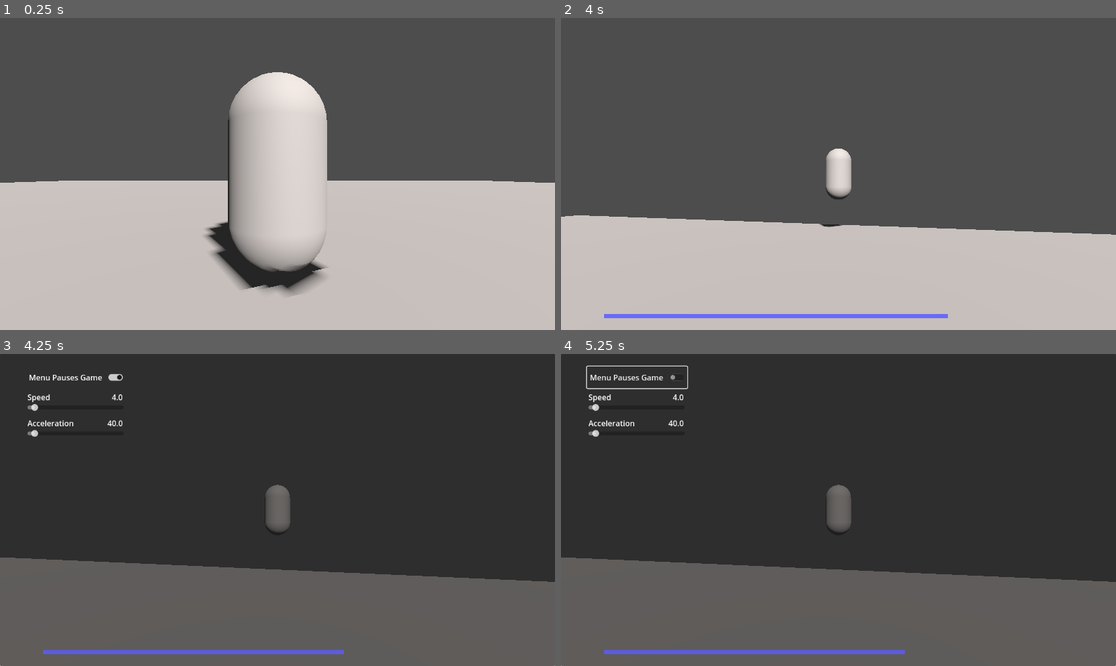
Above: before the commit, frames 1-4 (two rows, left to right).
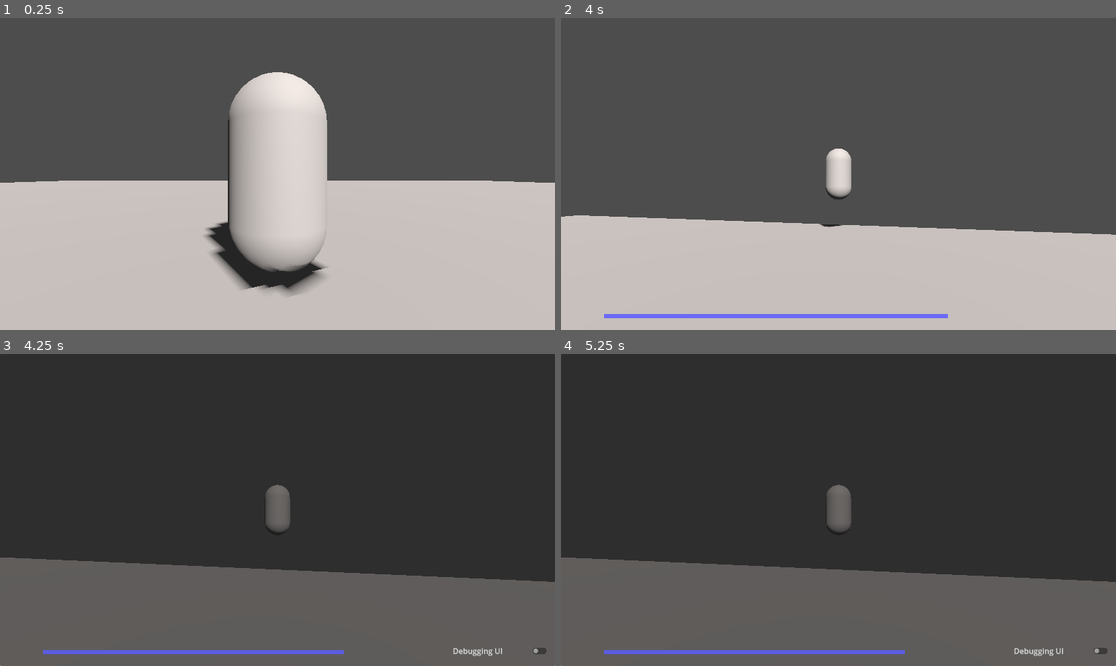
Above: after the commit, the same moments.

Repository: Into-The-Maze/arkanyx-nv
Game: Godot game, scene res://Scenes/world.tscn
The game is run twice, just before and just after one commit, with the same random seed, the same clock (stepped at 60 frames per second) and the same inputs.
Inputs (mouse positions are in pixels of both pictures, inside the frame that each line leads up to):
- Up to frame 1 (0.25 s): no input
- Up to frame 2 (4 s): move the mouse to (832, 180) at 0.52 s; hold Shift (sprint) 0.53-1.28 s; hold W (move_forward) 0.53-2.78 s; right-click (832, 180) at 0.6 s; tap Space (jump) at 0.77, 1.07, 1.52, 1.55, 1.82, 3.02, 3.32, 3.77, 3.8 s; move the mouse to (877, 177) at 1.27 s; tap Shift (sprint) at 1.35, 3.05 s; move the mouse to (794, 170) at 2.02 s; hold Space (jump) 2.03-2.78 s; right-click (794, 170) at 2.3 s; move the mouse to (844, 174) at 2.77 s; hold A (move_left) 2.78-3.53 s; right-click (844, 174) at 2.85 s; move the mouse to (816, 167) at 3.52 s; hold W (move_forward) from 3.53 s (still down); hold Shift (sprint) from 3.53 s (still down)
- Up to frame 3 (4.25 s): keep holding W (move_forward); keep holding Shift (sprint); tap Space (jump) at 4.07 s; tap Escape (menu) at 4.15 s
- Up to frame 4 (5.25 s): release W (move_forward) at 4.25 s; release Shift (sprint) at 4.25 s; click (1060, 650) at 4.25 s, where only the run after the commit has a clickable "Debugging UI"; click (638, 375) at 5 s, where only the run before the commit has a clickable "Menu Pauses Game"

Frames 1-2 are identical in both runs. In frame 3, 0.6% of the frame differs, in the area x 4-99%, y 6-97%; in frame 4, 0.7%, in the area x 4-99%, y 3-97%.

Commit message:
StatBlockSystem & Debug UI

Diff:
--- /dev/null
+++ b/Scenes/DebugStatsUI.tscn
@@ -0,0 +1,11 @@
+[gd_scene load_steps=2 format=3 uid="uid://cm4xqycyfeugt"]
+
+[ext_resource type="Script" path="res://Scripts/UI/Menu/debug_ui.gd" id="1_bljm5"]
+
+[node name="DebugStatsUI" type="CanvasLayer"]
+visible = false
+script = ExtResource("1_bljm5")
+
+[node name="Container" type="VBoxContainer" parent="."]
+offset_right = 40.0
+offset_bottom = 40.0
--- a/Scenes/InGameUI.tscn
+++ b/Scenes/InGameUI.tscn
@@ -1,7 +1,7 @@
 [gd_scene load_steps=7 format=3 uid="uid://be7hwrgdre84"]
 
-[ext_resource type="Script" path="res://Scripts/UI/charge_bar.gd" id="1_6nlc6"]
-[ext_resource type="Script" path="res://Scripts/UI/cooldown_bar.gd" id="2_d35g2"]
+[ext_resource type="Script" path="res://Scripts/UI/InGame/charge_bar.gd" id="1_6nlc6"]
+[ext_resource type="Script" path="res://Scripts/UI/InGame/cooldown_bar.gd" id="2_d35g2"]
 
 [sub_resource type="StyleBoxEmpty" id="StyleBoxEmpty_unt2n"]
 
--- a/Scenes/MenuUI.tscn
+++ b/Scenes/MenuUI.tscn
@@ -1,7 +1,6 @@
-[gd_scene load_steps=4 format=3 uid="uid://dk5owb68hs1pq"]
+[gd_scene load_steps=3 format=3 uid="uid://dk5owb68hs1pq"]
 
 [ext_resource type="Script" path="res://Scripts/UI/Menu/menu_toggle.gd" id="1_4f5hs"]
-[ext_resource type="Script" path="res://Scripts/UI/Menu/menu_slider.gd" id="2_mmj3q"]
 [ext_resource type="Script" path="res://Scripts/UI/Menu/menu_control.gd" id="2_pm3ay"]
 
 [node name="MenuUI" type="CanvasLayer"]
@@ -17,82 +16,18 @@
 script = ExtResource("2_pm3ay")
 metadata/_edit_use_anchors_ = true
 
-[node name="MenuShouldPauseButton" type="CheckButton" parent="MenuPanel"]
-layout_mode = 0
-offset_left = 54.0
-offset_top = 26.0
-offset_right = 262.0
-offset_bottom = 71.0
-action_mode = 0
-text = "Menu Pauses Game"
-metadata/_edit_use_anchors_ = true
-
-[node name="SpeedSlider" type="HSlider" parent="MenuPanel"]
-layout_mode = 0
-offset_left = 57.0
-offset_top = 99.0
-offset_right = 257.0
-offset_bottom = 123.0
-script = ExtResource("2_mmj3q")
-metadata/_edit_use_anchors_ = true
-metadata/_edit_group_ = true
-
-[node name="Label" type="RichTextLabel" parent="MenuPanel/SpeedSlider"]
-layout_mode = 0
-offset_top = -21.0
-offset_right = 120.0
-offset_bottom = 5.0
-text = "Speed"
-scroll_active = false
-autowrap_mode = 0
-metadata/_edit_use_anchors_ = true
-
-[node name="Value" type="RichTextLabel" parent="MenuPanel/SpeedSlider"]
-layout_mode = 0
-offset_left = 79.0
-offset_top = -21.0
-offset_right = 198.0
-offset_bottom = 5.0
-text = "Value
-"
-scroll_active = false
-autowrap_mode = 0
-text_direction = 2
-metadata/_edit_use_anchors_ = true
-
-[node name="AccelerationSlider" type="HSlider" parent="MenuPanel"]
+[node name="DebugUIButton" type="CheckButton" parent="MenuPanel"]
 layout_mode = 1
 anchors_preset = -1
-anchor_top = 0.0833333
-anchor_bottom = 0.0833333
-offset_left = 57.0
-offset_top = 99.0
-offset_right = 257.0
-offset_bottom = 123.0
-max_value = 1000.0
-script = ExtResource("2_mmj3q")
+anchor_left = 1.0
+anchor_top = 1.0
+anchor_right = 1.0
+anchor_bottom = 1.0
+offset_left = -218.0
+offset_top = -54.0
+offset_right = -10.0
+offset_bottom = -9.0
+action_mode = 0
+text = "Debugging UI
+"
 metadata/_edit_use_anchors_ = true
-metadata/_edit_group_ = true
-
-[node name="Label" type="RichTextLabel" parent="MenuPanel/AccelerationSlider"]
-layout_mode = 0
-offset_top = -21.0
-offset_right = 120.0
-offset_bottom = 5.0
-text = "Acceleration"
-scroll_active = false
-autowrap_mode = 0
-metadata/_edit_use_anchors_ = true
-
-[node name="Value" type="RichTextLabel" parent="MenuPanel/AccelerationSlider"]
-layout_mode = 0
-offset_left = 79.0
-offset_top = -21.0
-offset_right = 198.0
-offset_bottom = 5.0
-text = "Value
-"
-scroll_active = false
-autowrap_mode = 0
-text_direction = 2
-metadata/_edit_use_anchors_ = true
--- a/Scenes/character.tscn
+++ b/Scenes/character.tscn
@@ -1,9 +1,11 @@
-[gd_scene load_steps=8 format=3 uid="uid://dp5s7rhrwuaa4"]
+[gd_scene load_steps=10 format=3 uid="uid://dp5s7rhrwuaa4"]
 
 [ext_resource type="Script" path="res://Scripts/Player/movement.gd" id="1_8xy7i"]
 [ext_resource type="Script" path="res://Scripts/Player/springarm.gd" id="1_phgx6"]
 [ext_resource type="Script" path="res://Scripts/Player/camera_interpolation.gd" id="2_6se4h"]
 [ext_resource type="PackedScene" uid="uid://be7hwrgdre84" path="res://Scenes/InGameUI.tscn" id="4_7an58"]
+[ext_resource type="PackedScene" uid="uid://dk5owb68hs1pq" path="res://Scenes/MenuUI.tscn" id="5_ogdjs"]
+[ext_resource type="PackedScene" uid="uid://cm4xqycyfeugt" path="res://Scenes/DebugStatsUI.tscn" id="6_kqiv7"]
 
 [sub_resource type="CapsuleShape3D" id="CapsuleShape3D_o4w3w"]
 radius = 0.45
@@ -45,3 +47,8 @@
 [node name="SpringTarget" type="Node3D" parent="Pivot/SpringArm"]
 
 [node name="InGameUI" parent="." instance=ExtResource("4_7an58")]
+
+[node name="MenuUI" parent="." instance=ExtResource("5_ogdjs")]
+visible = false
+
+[node name="DebugStatsUI" parent="." instance=ExtResource("6_kqiv7")]
--- a/Scenes/world.tscn
+++ b/Scenes/world.tscn
@@ -1,7 +1,6 @@
-[gd_scene load_steps=8 format=3 uid="uid://bfnibrakagxsc"]
+[gd_scene load_steps=7 format=3 uid="uid://bfnibrakagxsc"]
 
 [ext_resource type="PackedScene" uid="uid://dp5s7rhrwuaa4" path="res://Scenes/character.tscn" id="1_u2vbt"]
-[ext_resource type="PackedScene" uid="uid://dk5owb68hs1pq" path="res://Scenes/MenuUI.tscn" id="2_bnvtl"]
 
 [sub_resource type="BoxShape3D" id="BoxShape3D_4yo1v"]
 size = Vector3(2, 0.01, 2)
@@ -56,5 +55,3 @@
 
 [node name="MeshInstance3D" type="MeshInstance3D" parent="Ramp2/CollisionShape3D"]
 mesh = SubResource("BoxMesh_dmjn8")
-
-[node name="MenuUI" parent="." instance=ExtResource("2_bnvtl")]
--- a/Scripts/Player/movement.gd
+++ b/Scripts/Player/movement.gd
@@ -1,34 +1,8 @@
 extends CharacterBody3D
 
-# MOVEMENT PARAMTERS
-@export var max_speed: float = 4.0
-@export var sprint_speed_multiplier: float = 1.75
-@export var acceleration: float = 40.0
-
-# FOV Dynamics
-@export var base_fov: float = 70.0
-@export var max_fov: float = 120.0
-@export var fov_speed_threshold: float = 5.0
-@export var fov_scale_factor: float = 1.75
-@export var fov_smoothing: float = 4.0
-
-# JUMPING PARAMTERS
-@export var gravity: float = 20
-@export var max_jump_height: float = 3.0
-@export var jump_charge_max_time: float = 1.0
-@export var jump_deadzone: float = 0.15
-@export var air_strafe_reduction_multiplier: float = 3.0
-@export var high_jump_multiplier: float = 1.2
-
-# DODGING PARAMTERS
-@export var dodge_speed_multiplier: float = 5.0
-@export var dodge_cooldown: float = 2.0
-@export var dodge_penalty_slowdown_multiplier: float = 0.3
-@export var dodge_penalty_slowdown_duration: float = 0.5
-@export var air_dodge_reduction_multiplier: float = 0.7
-
-# WALL HOLDING PARAMETERS
-@export var max_wall_hold_time: float = 1.0
+# STATS
+const STATS_FILE_PATH := "user://player_stats.tres"
+var stats: StatBlock
 
 # REFERENCES
 @onready var camera: Camera3D = $Pivot/Camera
@@ -49,18 +23,17 @@
 var is_wall_dodging: bool = false
 
 func _ready() -> void:
-	SignalBus.connect("MENU_MAX_SPEED_CHANGED", func(new_max_speed: float): max_speed = new_max_speed)
-	SignalBus.connect("MENU_ACCELERATION_CHANGED", func(new_acceleration: float): acceleration = new_acceleration)
+	stats = load_player_stats()
 	in_game_canvas.visible = true
 
 func _process(delta: float) -> void:
 	if jump_charge_bar:
-		jump_charge_bar.value = max(0, ((jump_charge_timer - jump_deadzone) / (jump_charge_max_time - jump_deadzone) * jump_charge_bar.max_value))
+		jump_charge_bar.value = max(0, ((jump_charge_timer - stats.get_stat("jump_deadzone")) / (stats.get_stat("jump_charge_max_time") - stats.get_stat("jump_deadzone")) * jump_charge_bar.max_value))
 	if dodge_cooldown_bar:
-		dodge_cooldown_bar.value = max(0, (dodge_cooldown_timer / dodge_cooldown) * dodge_cooldown_bar.max_value)
+		dodge_cooldown_bar.value = max(0, (dodge_cooldown_timer / stats.get_stat("dodge_cooldown")) * dodge_cooldown_bar.max_value)
 	if wall_hold_bar:
 		if is_wall_holding:
-			wall_hold_bar.value = max(0, (1 - (wall_hold_timer / max_wall_hold_time)) * wall_hold_bar.max_value)
+			wall_hold_bar.value = max(0, (1 - (wall_hold_timer / stats.get_stat("max_wall_hold_time"))) * wall_hold_bar.max_value)
 		else:
 			wall_hold_bar.value = 0
 
@@ -77,8 +50,8 @@
 		dodge_cooldown_timer = max(dodge_cooldown_timer - delta, 0)
 		dodge_penalty_timer = max(dodge_penalty_timer - delta, 0)
 	if is_wall_holding:
-		wall_hold_timer = min(wall_hold_timer + delta, max_wall_hold_time)
-	if wall_hold_timer >= max_wall_hold_time:
+		wall_hold_timer = min(wall_hold_timer + delta, stats.get_stat("max_wall_hold_time"))
+	if wall_hold_timer >= stats.get_stat("max_wall_hold_time"):
 		is_wall_holding = false
 	if is_on_floor() && not is_wall_holding:
 		wall_hold_timer = 0
@@ -87,13 +60,13 @@
 		is_wall_holding = false
 
 	# MOVING
-	var adjusted_max_speed = max_speed
+	var adjusted_max_speed = stats.get_stat("max_speed")
 	is_sprinting = false
 	if Input.is_action_pressed("sprint"):
 		is_sprinting = true
-		adjusted_max_speed = max_speed * sprint_speed_multiplier
+		adjusted_max_speed = stats.get_stat("max_speed") * stats.get_stat("sprint_speed_multiplier")
 	if dodge_penalty_timer > 0:
-		adjusted_max_speed = max_speed * dodge_penalty_slowdown_multiplier
+		adjusted_max_speed = stats.get_stat("max_speed") * stats.get_stat("dodge_penalty_slowdown_multiplier")
 
 	var input_vector: Vector3 = Vector3.ZERO
 	if Input.is_action_pressed("move_forward"):
@@ -110,18 +83,18 @@
 	var current_velocity: Vector3 = velocity
 	var horizontal_velocity = Vector3(current_velocity.x, 0, current_velocity.z)
 	var target_horizontal_velocity = direction * adjusted_max_speed
-	var adjusted_acceleration = acceleration
+	var adjusted_acceleration = stats.get_stat("acceleration")
 	if not is_on_floor():
-		adjusted_acceleration /= air_strafe_reduction_multiplier
+		adjusted_acceleration /= stats.get_stat("air_strafe_reduction_multiplier")
 	horizontal_velocity = horizontal_velocity.move_toward(target_horizontal_velocity, adjusted_acceleration * delta)
 	current_velocity.x = horizontal_velocity.x
 	current_velocity.z = horizontal_velocity.z
 
 	# GRAVITY
 	if not is_on_floor() && not is_wall_holding:
-		current_velocity.y -= gravity * delta
+		current_velocity.y -= stats.get_stat("gravity") * delta
 		if current_velocity.y < 0:
-			current_velocity.y -= gravity * delta
+			current_velocity.y -= stats.get_stat("gravity") * delta
 	else:
 		current_velocity.y = 0
 
@@ -129,33 +102,33 @@
 	if is_on_floor() && not is_wall_holding:
 		is_jumping = false
 		if Input.is_action_pressed("jump"):
-			jump_charge_timer = min(jump_charge_timer + delta, jump_charge_max_time + jump_deadzone)
+			jump_charge_timer = min(jump_charge_timer + delta, stats.get_stat("jump_charge_max_time") + stats.get_stat("jump_deadzone"))
 		elif Input.is_action_just_released("jump"):
 			var multiplier = 0.25
-			var adjusted_jump_charge_timer: float = jump_charge_timer - jump_deadzone
+			var adjusted_jump_charge_timer: float = jump_charge_timer - stats.get_stat("jump_deadzone")
 			if adjusted_jump_charge_timer > 0:
-				multiplier += pow((adjusted_jump_charge_timer / jump_charge_max_time - jump_deadzone), 2) * 0.75
-			var jump_speed = sqrt(2 * gravity * (max_jump_height * multiplier))
+				multiplier += pow((adjusted_jump_charge_timer / stats.get_stat("jump_charge_max_time") - stats.get_stat("jump_deadzone")), 2) * 0.75
+			var jump_speed = sqrt(2 * stats.get_stat("gravity") * (stats.get_stat("max_jump_height") * multiplier))
 			current_velocity.y = jump_speed
 			is_jumping = true
 			jump_charge_timer = 0.0
 
 			# LONG JUMP
-			if is_sprinting && abs(adjusted_jump_charge_timer - jump_charge_max_time) < 0.0001:
+			if is_sprinting && abs(adjusted_jump_charge_timer - stats.get_stat("jump_charge_max_time")) < 0.0001:
 				var long_jump_direction: Vector3 = direction
 				if long_jump_direction == Vector3.ZERO:
 					long_jump_direction = (-camera.global_transform.basis.z).normalized()
-				var long_jump_impulse = long_jump_direction * max_speed * dodge_speed_multiplier
+				var long_jump_impulse = long_jump_direction * stats.get_stat("max_speed") * stats.get_stat("dodge_speed_multiplier")
 				current_velocity.x = long_jump_impulse.x
 				current_velocity.z = long_jump_impulse.z
 			# HIGH JUMP
 			if not is_sprinting:
-				current_velocity.y *= high_jump_multiplier
+				current_velocity.y *= stats.get_stat("high_jump_multiplier")
 		else:
 			jump_charge_timer = 0.0
 
 	# WALL HOLDING
-	if is_on_wall() && not is_on_floor() && Input.is_action_pressed("jump") && not is_wall_dodging && (wall_hold_timer < max_wall_hold_time) && not is_air_dodging:
+	if is_on_wall() && not is_on_floor() && Input.is_action_pressed("jump") && not is_wall_dodging && (wall_hold_timer < stats.get_stat("max_wall_hold_time")) && not is_air_dodging:
 		is_wall_holding = true
 		current_velocity = Vector3.ZERO
 	else:
@@ -169,34 +142,47 @@
 				direction = current_horizontal.normalized()
 			else:
 				direction = (-camera.global_transform.basis.z).normalized()
-		horizontal_velocity = direction * max_speed * dodge_speed_multiplier
+		horizontal_velocity = direction * stats.get_stat("max_speed") * stats.get_stat("dodge_speed_multiplier")
 		# AIR DODGING
 		if not is_on_floor() && not is_wall_holding:
-			horizontal_velocity *= air_dodge_reduction_multiplier
+			horizontal_velocity *= stats.get_stat("air_dodge_reduction_multiplier")
 			is_air_dodging = true
 		# WALL DODGING
 		if is_wall_holding:
 			is_wall_dodging = true
-			var jump_speed = sqrt(2 * gravity * (max_jump_height))
+			var jump_speed = sqrt(2 * stats.get_stat("gravity") * (stats.get_stat("max_jump_height")))
 			current_velocity.y = jump_speed
 		current_velocity.x = horizontal_velocity.x
 		current_velocity.z = horizontal_velocity.z
 		is_dodging = true
-		dodge_cooldown_timer = dodge_cooldown
-		dodge_penalty_timer = dodge_penalty_slowdown_duration
+		dodge_cooldown_timer = stats.get_stat("dodge_cooldown")
+		dodge_penalty_timer = stats.get_stat("dodge_penalty_slowdown_duration")
 
 	# APPLY DYNAMIC FOV
 	var speed = horizontal_velocity.length()
-	var target_fov: float = base_fov
-	if speed > fov_speed_threshold:
-		var excess_speed = speed - fov_speed_threshold
-		target_fov = base_fov + (excess_speed * fov_scale_factor)
-		target_fov = clamp(target_fov, base_fov, max_fov)
-
-	# Smoothly interpolate FOV toward target
-	camera.fov = lerp(camera.fov, target_fov, delta * fov_smoothing)
-
+	var target_fov: float = stats.get_stat("base_fov")
+	if speed > stats.get_stat("fov_speed_threshold"):
+		var excess_speed = speed - stats.get_stat("fov_speed_threshold")
+		target_fov = stats.get_stat("base_fov") + (excess_speed * stats.get_stat("fov_scale_factor"))
+		target_fov = clamp(target_fov, stats.get_stat("base_fov"), stats.get_stat("max_fov"))
+	camera.fov = lerp(camera.fov, target_fov, delta * stats.get_stat("fov_smoothing"))
 
 	# APPLYING MOVEMENT
 	velocity = current_velocity
 	move_and_slide()
+
+func load_player_stats() -> StatBlock:
+	if ResourceLoader.exists(STATS_FILE_PATH):
+		var loaded_stats = ResourceLoader.load(STATS_FILE_PATH)
+		if loaded_stats is StatBlock:
+			return loaded_stats
+		else:
+			push_warning("Can't load players StatBlock, creating a new one.")
+	var new_stats = StatBlock.new()
+	save_player_stats(new_stats)
+	return new_stats
+
+func save_player_stats(stats: StatBlock) -> void:
+	var err = ResourceSaver.save(stats, STATS_FILE_PATH)
+	if err != OK:
+		push_error("Failed to save player stats: %s" % err)
--- /dev/null
+++ b/Scripts/Player/stat_block.gd
@@ -0,0 +1,71 @@
+extends Resource
+class_name StatBlock
+
+var base := {}
+var modifiers := {}  # { source: { "flat": { stat_name: value, ... }, "mult": { stat_name: value, ... } } }
+
+func _init() -> void:
+
+	# basic movement
+	base["max_speed"] = 4.0
+	base["sprint_speed_multiplier"] = 1.75
+	base["acceleration"] = 40.0
+
+	# jumping
+	base["gravity"] = 20.0
+	base["max_jump_height"] = 3.0
+	base["jump_charge_max_time"] = 1.0
+	base["jump_deadzone"] = 0.15
+	base["air_strafe_reduction_multiplier"] = 3.0
+	base["high_jump_multiplier"] = 1.2
+
+	# dodging
+	base["dodge_speed_multiplier"] = 5.0
+	base["dodge_cooldown"] = 2.0
+	base["dodge_penalty_slowdown_multiplier"] = 0.3
+	base["dodge_penalty_slowdown_duration"] = 0.5
+	base["air_dodge_reduction_multiplier"] = 0.7
+
+	# wall holding
+	base["max_wall_hold_time"] = 1.0
+
+	# fov
+	base["base_fov"] = 70.0
+	base["max_fov"] = 120.0
+	base["fov_speed_threshold"] = 5.0
+	base["fov_scale_factor"] = 1.75
+	base["fov_smoothing"] = 4.0
+
+func get_stat(stat_name: String) -> float:
+	var base_val = base.get(stat_name, 0.0)
+	var flat_total = 0.0
+	var mult_total = 0.0
+	for source in modifiers.keys():
+		var mod = modifiers[source]
+		flat_total += mod.flat.get(stat_name, 0.0)
+		mult_total += mod.mult.get(stat_name, 0.0)
+	return (base_val + flat_total) * (1.0 + mult_total)
+
+func apply_modifier(source: String, flat: Dictionary, mult: Dictionary) -> void:
+	if modifiers.has(source):
+		# update the modifier if already exists
+		modifiers[source]["flat"] = flat.duplicate(true)
+		modifiers[source]["mult"] = mult.duplicate(true)
+	else:
+		# create a new modifier entry if it doesnt already exist
+		modifiers[source] = {
+			"flat": flat.duplicate(true),
+			"mult": mult.duplicate(true)
+		}
+
+func remove_modifier(source: String) -> void:
+	modifiers.erase(source)
+
+func set_base(stat_name: String, value: float):
+	base[stat_name] = value
+
+func get_all_stats() -> Dictionary:
+	var result := {}
+	for stat_name in base.keys():
+		result[stat_name] = get_stat(stat_name)
+	return result
--- /dev/null
+++ b/Scripts/UI/Menu/debug_ui.gd
@@ -0,0 +1,43 @@
+extends CanvasLayer
+
+@export var target_stats: StatBlock
+@onready var player: CharacterBody3D = $".."
+@onready var container: VBoxContainer = $Container
+
+var stat_labels: Dictionary = {}
+
+func _ready() -> void:
+	pass
+
+func _process(delta: float) -> void:
+
+	if !self.visible:
+		return
+	if not player:
+		return
+	if player.stats:
+		target_stats = player.stats
+	else:
+		return
+
+	for stat_name in target_stats.base.keys():
+		var base_val = target_stats.base.get(stat_name, 0.0)
+
+		var flat_total: float = 0.0
+		for source in target_stats.modifiers.keys():
+			flat_total += target_stats.modifiers[source].flat.get(stat_name, 0.0)
+
+		var mult_total: float = 0.0
+		for source in target_stats.modifiers.keys():
+			mult_total += target_stats.modifiers[source].mult.get(stat_name, 0.0)
+		var effective_multiplier = 1.0 + mult_total
+
+		if stat_labels.has(stat_name):
+			stat_labels[stat_name].text = "%s = ( BASE %.2f + FLAT ADD %.2f ) * MULTIPLIER %.2f" % [stat_name, base_val, flat_total, effective_multiplier]
+		else:
+			var new_label = Label.new()
+			new_label.name = stat_name
+			new_label.text = "%s = ( BASE %.2f + FLAT ADD %.2f ) * MULTIPLIER %.2f" % [stat_name, base_val, flat_total, effective_multiplier]
+			new_label.add_theme_color_override("font_color", Color.GREEN)
+			container.add_child(new_label)
+			stat_labels[stat_name] = new_label
--- a/Scripts/UI/Menu/menu_control.gd
+++ b/Scripts/UI/Menu/menu_control.gd
@@ -1,28 +1,11 @@
 extends Control
 
-@export var menu_should_pause: bool = true
-@export var max_speed: float = 4.0
-@export var acceleration: float = 40.0
-
-@onready var menu_should_pause_button := $MenuShouldPauseButton
-@onready var speed_slider := $SpeedSlider
-@onready var acceleration_slider := $AccelerationSlider
+@onready var debug_ui_button: Button = $DebugUIButton
+@onready var debug_stats_ui: CanvasLayer = $"../.."/DebugStatsUI
 
 func _ready() -> void:
-	menu_should_pause_button.toggled.connect(_menu_should_pause_button_toggled)
-	speed_slider.value_changed.connect(_speed_slider_changed)
-	acceleration_slider.value_changed.connect(_acceleration_slider_changed)
-	menu_should_pause_button.button_pressed = menu_should_pause
-	speed_slider.value = max_speed
-	acceleration_slider.value = acceleration
+	debug_ui_button.toggled.connect(_debug_ui_button_toggled)
+	debug_stats_ui.visible = debug_ui_button.button_pressed
 
-func _menu_should_pause_button_toggled(pressed: bool) -> void:
-	menu_should_pause = pressed
-
-func _speed_slider_changed(new_max_speed: float) -> void:
-	max_speed = new_max_speed
-	SignalBus.emit_signal("MENU_MAX_SPEED_CHANGED", max_speed)
-
-func _acceleration_slider_changed(new_acceleration: float) -> void:
-	acceleration = new_acceleration
-	SignalBus.emit_signal("MENU_ACCELERATION_CHANGED", acceleration)
+func _debug_ui_button_toggled(pressed: bool) -> void:
+	debug_stats_ui.visible = pressed
--- a/Scripts/UI/Menu/menu_slider.gd
+++ b/Scripts/UI/Menu/menu_slider.gd
@@ -1,6 +1,6 @@
 extends HSlider
 
-@onready var valueText := $Value
+@onready var valueText = $Value
 
 func _ready() -> void:
 	valueText.text = str(self.value).pad_decimals(1)
--- a/Scripts/UI/Menu/menu_toggle.gd
+++ b/Scripts/UI/Menu/menu_toggle.gd
@@ -1,6 +1,7 @@
 extends Node
 
 @export var should_menu_pause: bool = true
+@onready var in_game_ui: CanvasLayer = $".."/InGameUI
 
 func _ready() -> void:
 	self.visible = false
@@ -10,8 +11,10 @@
 		_toggle_menu()
 
 func _toggle_menu():
-	var menu_open = self.visible
-	self.visible = not self.visible
-	Input.mouse_mode = Input.MOUSE_MODE_CAPTURED if menu_open else Input.MOUSE_MODE_VISIBLE
-	if should_menu_pause:
-		get_tree().paused = not menu_open
+	var menu_open = not self.visible
+	self.visible = menu_open
+	Input.mouse_mode = Input.MOUSE_MODE_VISIBLE if menu_open else Input.MOUSE_MODE_CAPTURED
+	if should_menu_pause && menu_open:
+		get_tree().paused = true
+	else:
+		get_tree().paused = false
Renamed: Scripts/UI/charge_bar.gd -> Scripts/UI/InGame/charge_bar.gd
Renamed: Scripts/UI/cooldown_bar.gd -> Scripts/UI/InGame/cooldown_bar.gd
